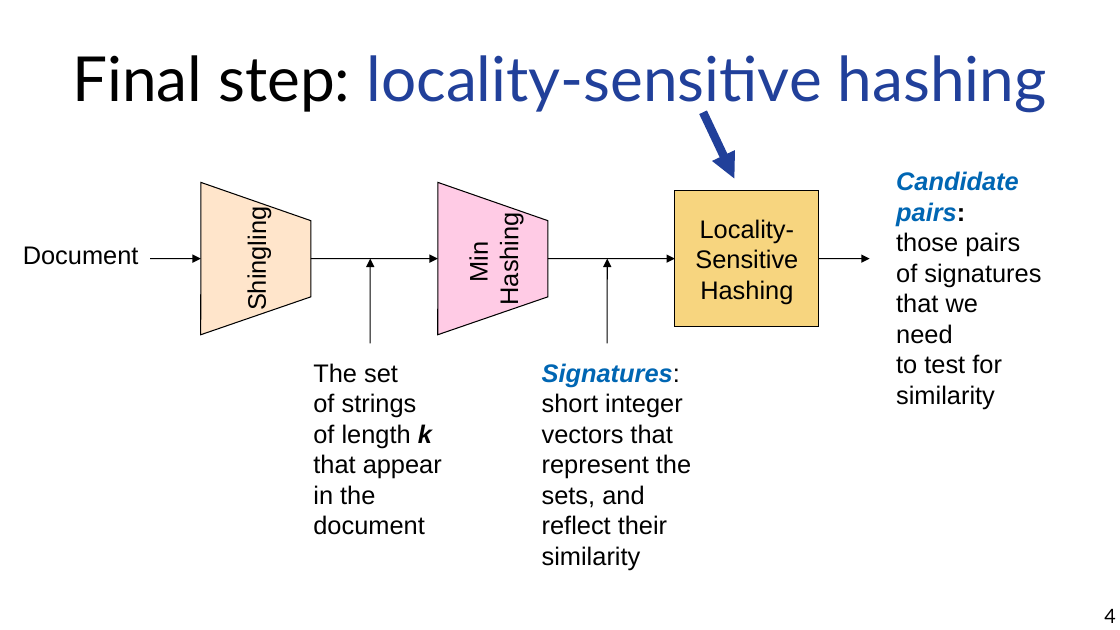
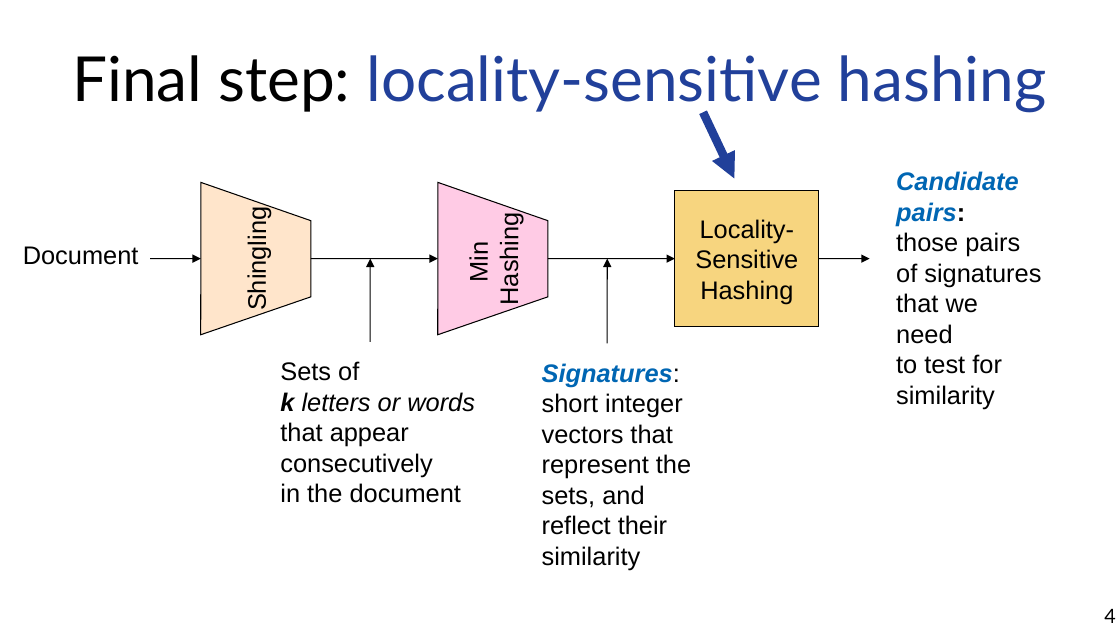
Before and after one commit to chatox/data-mining-course, a slide deck: slide 4 of theory/odp/tt09_locality_sensitive_hashing.odp. Drawn at 1120x630 pixels with LibreOffice and Linux fonts; fonts in the diff are those of the drawing. Boxes give left, top, right and bottom in pixels: in the first picture for what was removed or moved away, otherwise in the second. Text is boxed around its words. In the diff, an @@ line names an element or a change of style, - is before the commit and + after.

```diff
--- a/theory/odp/tt09_locality_sensitive_hashing.odp
+++ b/theory/odp/tt09_locality_sensitive_hashing.odp
@@ text at [280,361,475,503]: text changed @@
-The set
-of strings
-of length k
-that appear
-in the
-document
+Sets of
+k letters or words
+that appear
+consecutively
+in the document
```
Also in this commit, not shown: 4 other slides changed, 5 other files.
